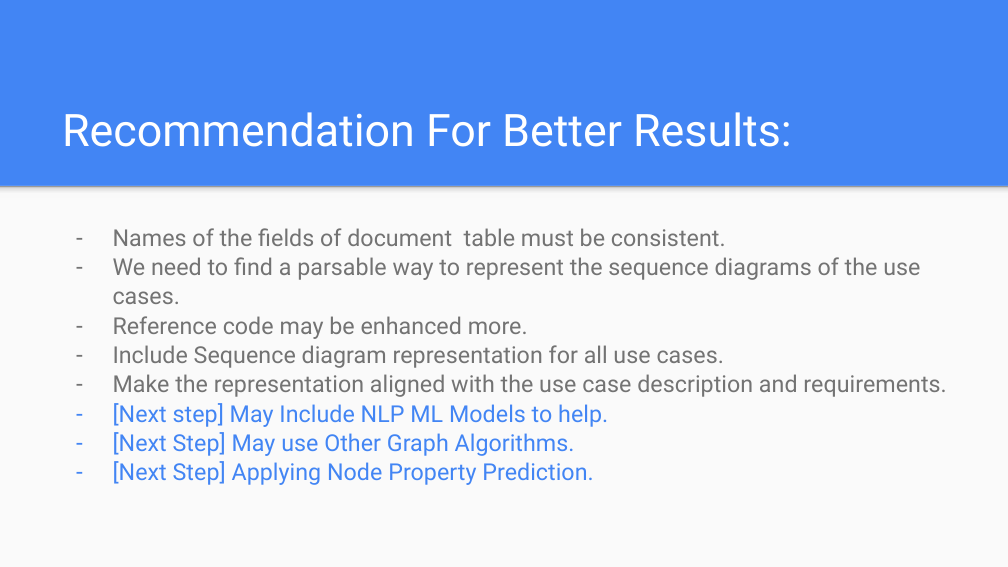
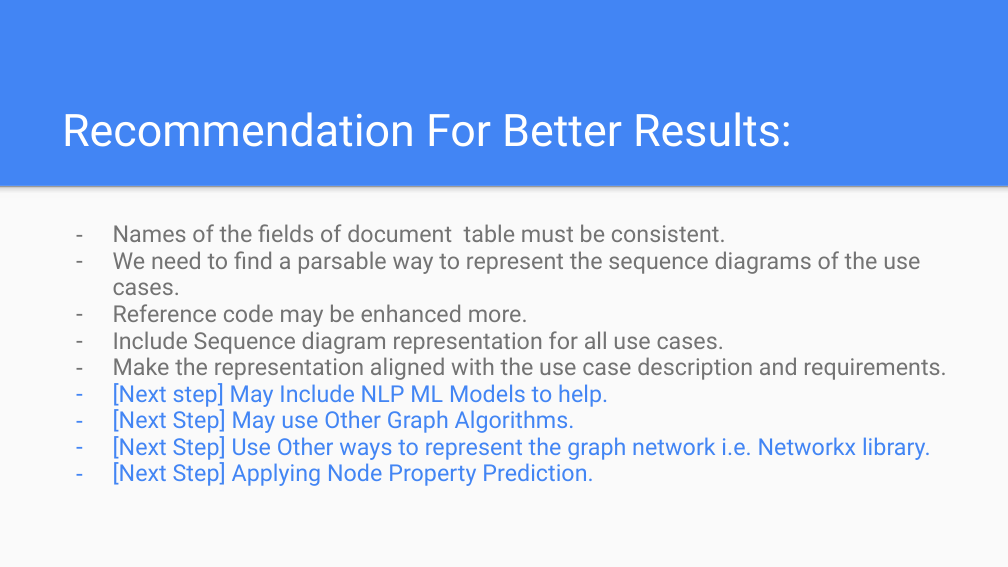
Before and after one commit to ITU-AI-ML-in-5G-Challenge/ITU-ML5G-PS-010-Build-a-thon-InnovNet, a slide deck: slide 10 of presentation/Final presentation of Deriving new use cases based on link prediction algorithm for FG AN use cases.pptx. Drawn at 1008x567 pixels with LibreOffice and Linux fonts; fonts in the diff are those of the drawing. Boxes give left, top, right and bottom in pixels: in the first picture for what was removed or moved away, otherwise in the second. Text is boxed around its words. In the diff, an @@ line names an element or a change of style, - is before the commit and + after.

```diff
--- a/presentation/Final presentation of Deriving new use cases based on link prediction algorithm for FG AN use cases.pptx
+++ b/presentation/Final presentation of Deriving new use cases based on link prediction algorithm for FG AN use cases.pptx
@@ text at (x1=113, y1=224, x2=946, y2=486): line spacing 1.05 to 0.95 @@
@@ text at (x1=113, y1=436, x2=931, y2=460): paragraph added @@
+– [Next Step] Use Other ways to represent the graph network i.e. Networkx library.
```
Also in this commit, not shown: 3 other slides changed.
